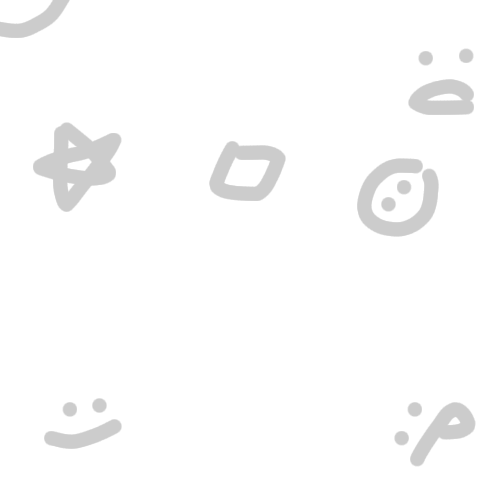
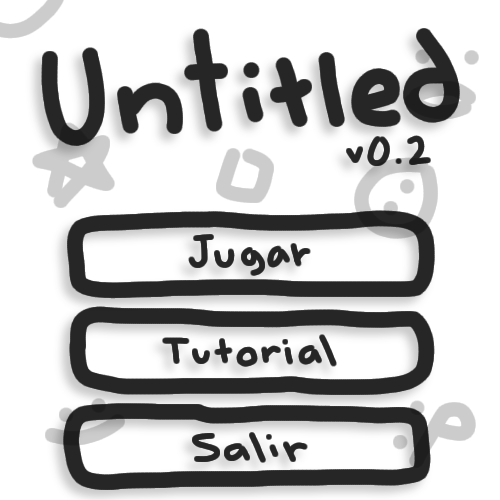
Before/after of a 500x500 layered artwork. What changed in the layer stack:
showed "tutorial", moved it above "tutorial 2", painted on it over left=69, top=282, right=435, bottom=395
showed "jugar", painted on it over left=67, top=181, right=435, bottom=299
added layer "salir" (85%) in group "menú" over left=63, top=403, right=431, bottom=490
showed "título 2" over left=41, top=28, right=460, bottom=166
hid "efectos 2" over left=0, top=0, right=476, bottom=467
showed "efectos" over left=0, top=0, right=479, bottom=468
